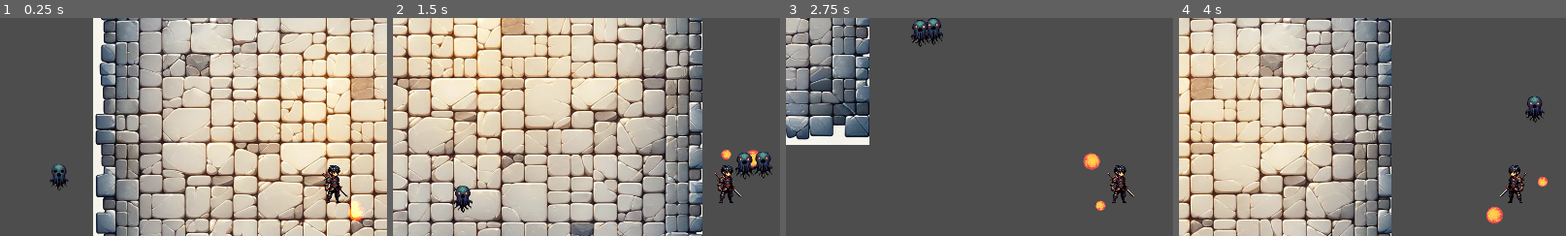
Above: before the commit, frames 1-4 (left to right).
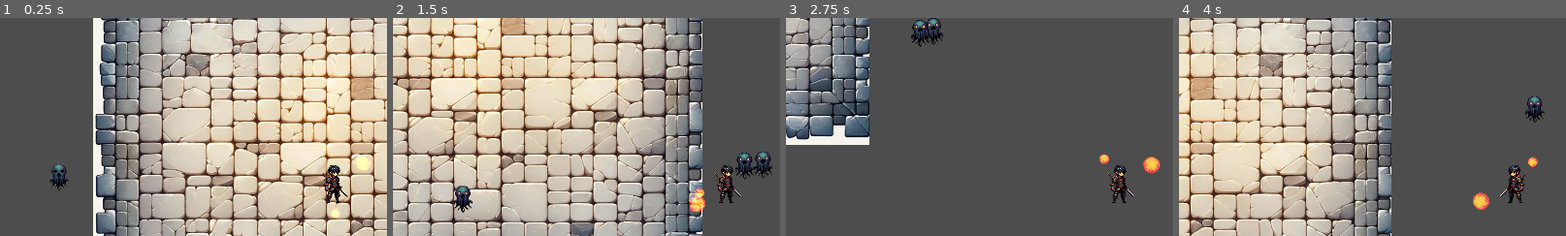
Above: after the commit, the same moments.

Repository: mariandaniel24/interim-abyss
Game: Godot game, scene res://scenes/Main/Main.tscn
Same seed, same stepped clock (60 frames per second), same inputs: the game is played once before the commit and once after it.
Inputs:
- Up to frame 1 (0.25 s): no input
- Up to frame 2 (1.5 s): hold D (move_right) 0.53-1.28 s; tap Space (ui_select) at 0.77 s; hold Down (move_down) from 1.28 s (still down)
- Up to frame 3 (2.75 s): tap Space (ui_select) at 1.52 s; release Down (move_down) at 2.03 s; hold D (move_right) from 2.03 s (still down)
- Up to frame 4 (4 s): release D (move_right) at 2.78 s; hold W (move_up) 2.78-3.53 s; tap Space (ui_select) at 3.02, 3.77 s; hold A (move_left) from 3.53 s (still down)
The pictures show only the part of the screen within x 7-57%, y 5-55%; the shares and areas given below are measured in that part.

The runs differ from the first frame. In frame 1, 0.6% of the frame differs, in the area x 85-97%, y 62-94%; in frame 2, 0.6%; in frame 3, 0.7%; in frame 4, 0.7%, in the area x 75-96%, y 63-95%.

Commit message:
Fix fireball rotation

Diff:
--- a/scenes/PlayerSpells/TwistedFireball/TwistedFireball.gd
+++ b/scenes/PlayerSpells/TwistedFireball/TwistedFireball.gd
@@ -1,7 +1,7 @@
 extends Sprite2D
 @export var speed: float = 200.0
 var distance_from_parent: float = 0.0
-var degress = randf_range(0.0, 360.0)
+var degrees = randf_range(0.0, 360.0)
 
 
 # Called when the node enters the scene tree for the first time.
@@ -12,6 +12,6 @@
 # Called every frame. 'delta' is the elapsed time since the previous frame.
 func _process(delta):
 	# rotate the sprite around the center of the parent node
-	rotation_degrees += degress * speed
-	position.y = sin(rotation_degrees / 180.0 * PI) * distance_from_parent
-	position.x = cos(rotation_degrees / 180.0 * PI) * distance_from_parent
+	rotation_degrees += delta * speed
+	position.y = sin(rotation_degrees / degrees * PI) * distance_from_parent
+	position.x = cos(rotation_degrees / degrees * PI) * distance_from_parent
